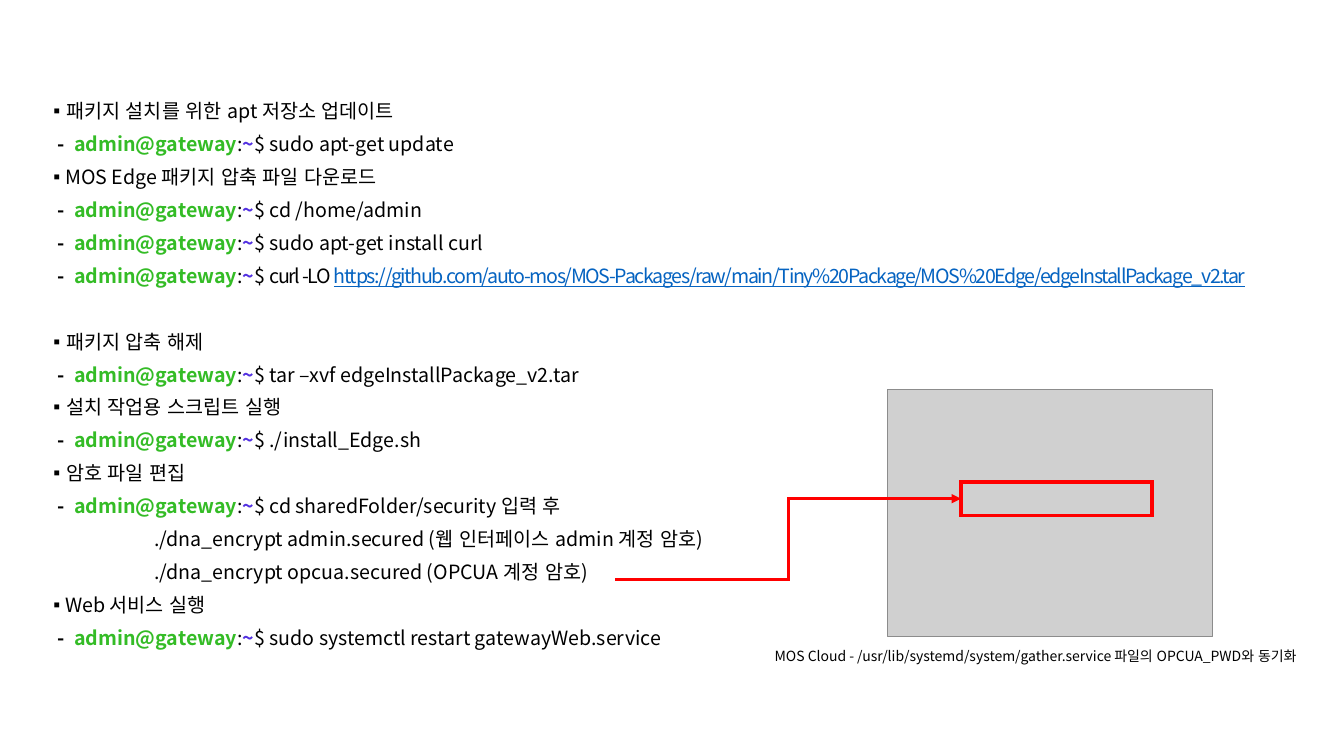
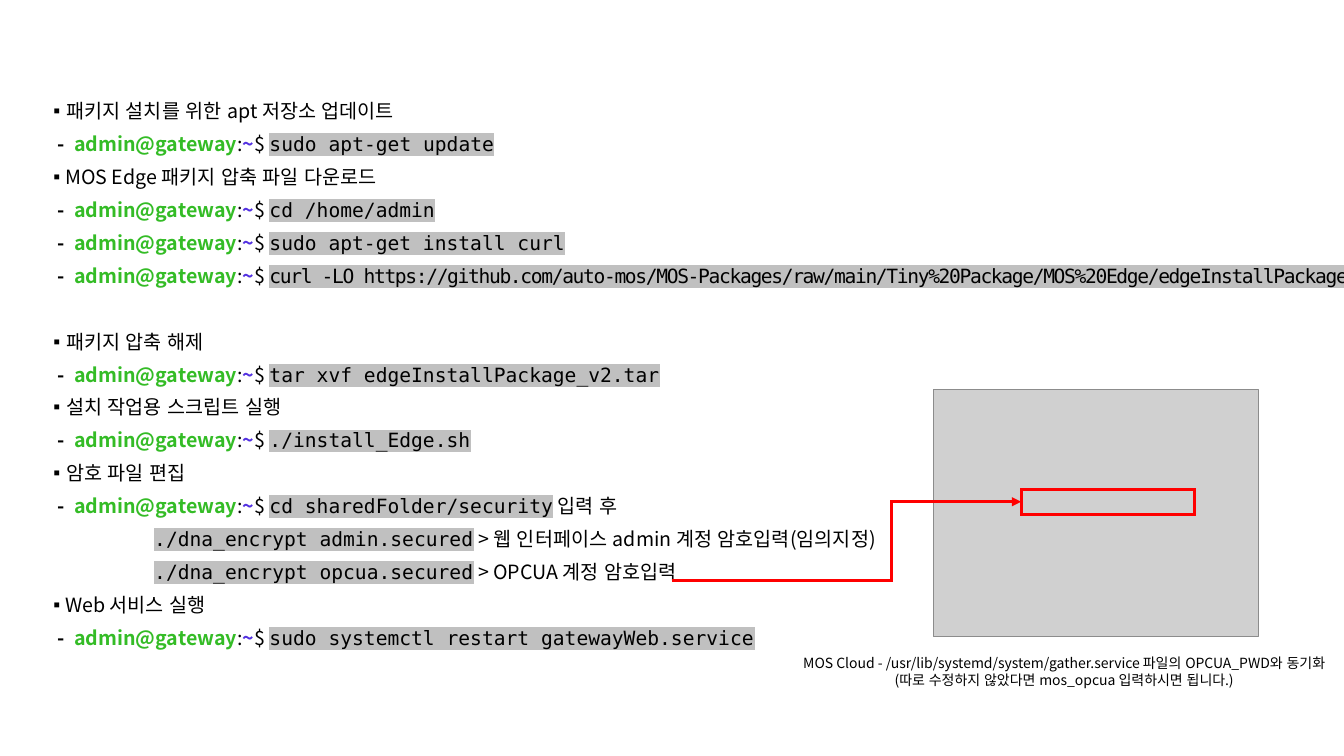
Before and after one commit to auto-mos/MOS-Packages, a slide deck: slide 8 of Tiny Package/MOS Edge/MOS Edge Manual.pptx (slide 7 before the commit). Drawn at 1344x756 pixels with LibreOffice and Linux fonts; fonts in the diff are those of the drawing; grey boxes stand for pictures; background and template pictures are left out. Boxes give left, top, right and bottom in pixels: in the first picture for what was removed or moved away, otherwise in the second. Text is boxed around its words. In the diff, an @@ line names an element or a change of style, - is before the commit and + after.

```diff
--- a/Tiny Package/MOS Edge/MOS Edge Manual.pptx
+++ b/Tiny Package/MOS Edge/MOS Edge Manual.pptx
@@ text at bbox=[74, 134, 1344, 650]: font Noto Sans CJK KR to DejaVu Sans Mono, highlight none to #C0C0C0 in "sudo apt-get update", "cd /home/admin", "sudo apt-get install curl", "curl -LO https://github.com/auto-mos/MOS-Packages/raw/main/T ..." and 3 more places; text colour #0563C1 to #000000, underline off in "https://github.com/auto-mos/MOS-Packages/raw/main/Tiny%20Pac ..." @@
@@ text at bbox=[74, 365, 659, 387]: text changed; font Noto Sans CJK KR to DejaVu Sans Mono @@
-- admin@gateway:~$ tar –xvf edgeInstallPackage_v2.tar
+- admin@gateway:~$ tar xvf edgeInstallPackage_v2.tar
@@ picture: place and size @@
-picture at bbox=[888, 390, 1213, 637]
+picture at bbox=[934, 390, 1258, 637]
@@ elbow arrow moved from (616, 580) - (961, 499) to (673, 581) - (1021, 502) @@
@@ rectangle: place and size @@
-rectangle at bbox=[961, 482, 1151, 515]
+rectangle at bbox=[1021, 489, 1195, 514]
@@ text at bbox=[154, 529, 876, 584]: text changed; font Noto Sans CJK KR to DejaVu Sans Mono @@
-./dna_encrypt admin.secured (웹 인터페이스 admin 계정 암호)
-./dna_encrypt opcua.secured (OPCUA 계정 암호)
+./dna_encrypt admin.secured > 웹 인터페이스 admin 계정 암호입력(임의지정)
+./dna_encrypt opcua.secured > OPCUA 계정 암호입력
@@ text "MOS Cloud - /usr/lib/systemd/system/gather.service 파일의 ...": place and size @@
-text "MOS Cloud - /usr/lib/systemd/system/gather.service 파일의 ..." at bbox=[775, 649, 1297, 665]
+text "MOS Cloud - /usr/lib/systemd/system/gather.service 파일의 ..." at bbox=[803, 656, 1326, 689]
@@ text at bbox=[803, 656, 1326, 672]: alignment left to centre @@
@@ text at bbox=[895, 671, 1234, 689]: paragraph added @@
+(따로 수정하지 않았다면 mos_opcua 입력하시면 됩니다.)
```
Also in this commit, not shown: 3 other slides changed, 1 slide added, 2 slides removed, 6 other files.
